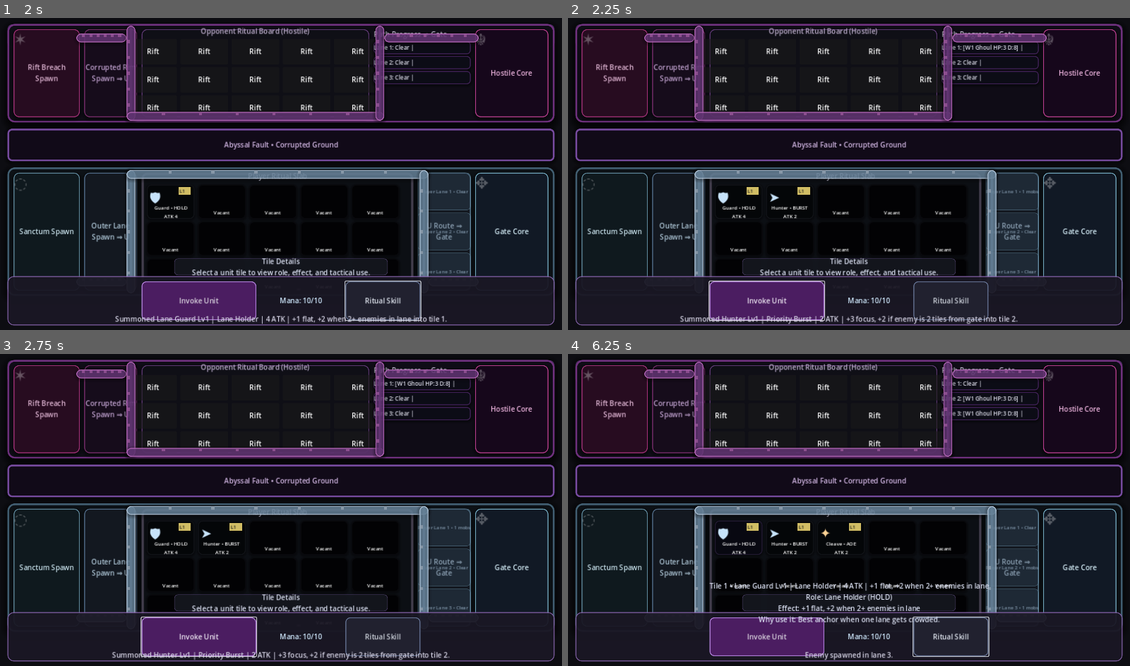
Above: before the commit, frames 1-4 (two rows, left to right).
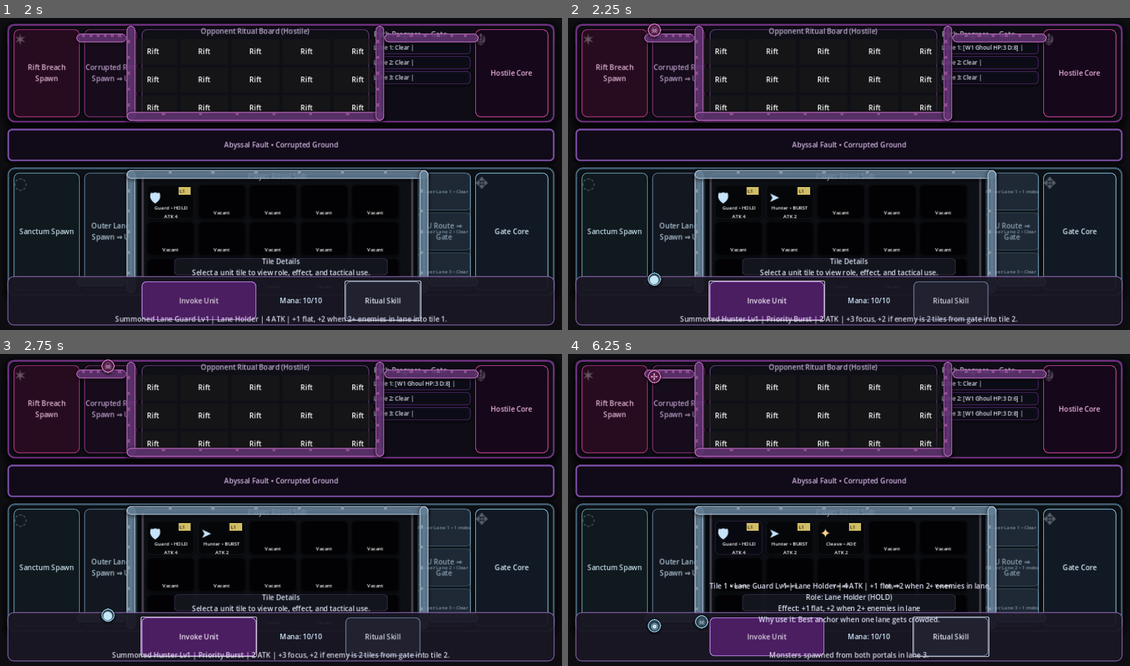
Above: after the commit, the same moments.

Repository: D3MISEarch/AbyssFall-merge-defense
Game: Godot game, scene res://scenes/Main.tscn
The game is run twice, just before and just after one commit, with the same random seed, the same clock (stepped at 60 frames per second) and the same inputs.
Inputs (mouse positions are in pixels of both pictures, inside the frame that each line leads up to):
- Up to frame 1 (2 s): click "Invoke Unit" at 0.5 s; click "Ritual Skill" at 1.25 s
- Up to frame 2 (2.25 s): click "Invoke Unit" at 2 s
- Up to frame 3 (2.75 s): no input
- Up to frame 4 (6.25 s): click "Ritual Skill" at 2.75 s; click "Invoke Unit" at 3.5 s; click "Ritual Skill" at 4.25 s; move the mouse to (972, 494) at 5.02 s; click (972, 494) at 5.17 s; tap Enter at 5.75 s; move the mouse to (736, 528) at 5.77 s; click (736, 528) at 5.92 s

Frame 1 is identical in both runs. In frame 2, 0.2% of the frame differs, in the area x 13-17%, y 1-86%; in frame 3, 0.2%; in frame 4, 0.6%, in the area x 13-65%, y 4-99%.

Commit message:
Spawn real lane monsters and retarget combat projectiles

Diff:
--- a/scripts/main.gd
+++ b/scripts/main.gd
@@ -32,6 +32,12 @@
 	"support": "◉"
 }
 const HOSTILE_ICON_SET: Array[String] = ["☠", "◈", "✢", "⬣", "✥"]
+const PLAYER_MONSTER_ICON_SET: Array[String] = ["⬤", "☠", "◉", "◆"]
+const OPPONENT_MONSTER_ICON_SET: Array[String] = ["☠", "◈", "✢", "⬣"]
+const PLAYER_MONSTER_COLOR: Color = Color(0.18, 0.26, 0.32, 0.96)
+const OPPONENT_MONSTER_COLOR: Color = Color(0.32, 0.12, 0.28, 0.97)
+const PLAYER_MONSTER_EDGE: Color = Color(0.58, 0.82, 0.92, 0.95)
+const OPPONENT_MONSTER_EDGE: Color = Color(0.89, 0.53, 0.79, 0.95)
 const UNIT_DEFINITIONS: Dictionary = {
 	"Lane Guard": {
 		"role": "lane",
@@ -143,10 +149,12 @@
 var opponent_tile_glow_rects: Array[ColorRect] = []
 var route_visual_layers: Array[Control] = []
 var strip_ambience_layers: Array[Control] = []
+var lane_monster_visuals: Array[Control] = []
 var combat_fx_layer: Control
 var gate_flash_overlays: Dictionary = {}
 var player_lane_target_panels: Array[Panel] = []
 var player_lane_target_labels: Array[Label] = []
+var opponent_core_hp: int = BASE_GATE_HP
 
 @onready var summon_button: Button = $BottomControls/BottomRow/SummonButton
 @onready var status_label: Label = $StatusLabel
@@ -442,6 +450,7 @@
 func _on_battlefield_strip_resized() -> void:
 	_build_strip_ambience()
 	call_deferred("_build_u_route_overlays")
+	call_deferred("_update_lane_monster_positions")
 
 func _build_u_route_overlays() -> void:
 	_clear_route_overlays()
@@ -1241,6 +1250,7 @@
 	if advance_timer >= ADVANCE_INTERVAL_SECONDS:
 		advance_timer -= ADVANCE_INTERVAL_SECONDS
 		_tick_enemy_loop()
+	_update_lane_monster_positions()
 
 func _on_summon_pressed() -> void:
 	if game_over:
@@ -1341,16 +1351,22 @@
 		"hp": enemy_hp,
 		"max_hp": enemy_hp,
 		"damage": enemy_damage,
-		"progress": 0
+		"progress": 0,
+		"lane": lane_index,
+		"is_hostile_strip": false
 	}
+	enemy["visual"] = _create_lane_monster_visual(false, lane_index, enemy)
 	enemy_lanes[lane_index].append(enemy)
 	var opponent_enemy: Dictionary = {
 		"name": "W%d Shade" % wave_number,
 		"hp": enemy_hp,
 		"max_hp": enemy_hp,
 		"damage": enemy_damage,
-		"progress": 0
+		"progress": 0,
+		"lane": lane_index,
+		"is_hostile_strip": true
 	}
+	opponent_enemy["visual"] = _create_lane_monster_visual(true, lane_index, opponent_enemy)
 	opponent_lanes[lane_index].append(opponent_enemy)
 	spawned_enemies_total += 1
 
@@ -1358,8 +1374,9 @@
 		wave_number += 1
 		_update_wave_ui()
 
-	status_label.text = "Enemy spawned in lane %d." % [lane_index + 1]
+	status_label.text = "Monsters spawned from both portals in lane %d." % [lane_index + 1]
 	_update_enemy_lane_ui()
+	_update_lane_monster_positions()
 
 func _tick_enemy_loop() -> void:
 	_apply_board_auto_damage()
@@ -1446,6 +1463,7 @@
 		_show_support_aura_feedback(lane_index)
 
 	if int(enemy["hp"]) <= 0:
+		_remove_lane_monster_visual(enemy)
 		enemy_lanes[lane_index].remove_at(front_index)
 		status_label.text = "Lane %d enemy defeated by %d damage." % [lane_index + 1, damage]
 	else:
@@ -1460,6 +1478,7 @@
 	var enemy: Dictionary = lanes[lane_index][front_index]
 	enemy["hp"] = int(enemy["hp"]) - damage
 	if int(enemy["hp"]) <= 0:
+		_remove_lane_monster_visual(enemy)
 		lanes[lane_index].remove_at(front_index)
 	else:
 		lanes[lane_index][front_index] = enemy
@@ -1478,6 +1497,7 @@
 		_show_support_aura_feedback(lane_index)
 
 	if int(enemy["hp"]) <= 0:
+		_remove_lane_monster_visual(enemy)
 		enemy_lanes[lane_index].remove_at(secondary_index)
 		status_label.text = "Lane %d cleave splash defeated an enemy." % [lane_index + 1]
 	else:
@@ -1495,6 +1515,7 @@
 			if int(enemy["progress"]) >= LANE_LENGTH:
 				var gate_damage: int = int(enemy["damage"])
 				gate_hp = max(0, gate_hp - gate_damage)
+				_remove_lane_monster_visual(enemy)
 				enemy_lanes[lane_index].remove_at(enemy_index)
 				status_label.text = "The gate was hit from lane %d for %d!" % [lane_index + 1, gate_damage]
 				_show_gate_hit_feedback(gate_damage)
@@ -1513,7 +1534,11 @@
 			var enemy: Dictionary = opponent_lanes[lane_index][enemy_index]
 			enemy["progress"] = int(enemy["progress"]) + 1
 			if int(enemy["progress"]) >= LANE_LENGTH:
+				var core_damage: int = int(enemy["damage"])
+				opponent_core_hp = max(0, opponent_core_hp - core_damage)
+				_remove_lane_monster_visual(enemy)
 				opponent_lanes[lane_index].remove_at(enemy_index)
+				status_label.text = "Hostile core was struck from top lane %d for %d." % [lane_index + 1, core_damage]
 			else:
 				opponent_lanes[lane_index][enemy_index] = enemy
 
@@ -2072,7 +2097,7 @@
 	if combat_fx_layer == null:
 		return
 	var source_panel: Panel = _get_source_panel_for_owner(owner, tile_index)
-	var lane_target_panel: Control = _get_lane_target_for_owner(owner, lane_index)
+	var lane_target_panel: Control = _get_lane_target_monster(owner, lane_index)
 	if source_panel == null or lane_target_panel == null:
 		return
 	var source_center: Vector2 = _get_control_center_in(combat_fx_layer, source_panel)
@@ -2108,6 +2133,151 @@
 	var local_position: Vector2 = _global_to_control_space(local_root, global_rect.position)
 	return local_position + (global_rect.size * 0.5)
 
+func _create_lane_monster_visual(is_hostile_strip: bool, lane_index: int, enemy: Dictionary) -> Control:
+	var strip_panel: Panel = player_strip_panel
+	if is_hostile_strip:
+		strip_panel = enemy_strip_panel
+	if strip_panel == null:
+		return null
+	var monster_panel: Panel = Panel.new()
+	monster_panel.size = Vector2(30.0, 30.0)
+	monster_panel.pivot_offset = monster_panel.size * 0.5
+	monster_panel.mouse_filter = Control.MOUSE_FILTER_IGNORE
+	monster_panel.z_index = 12
+	var panel_style: StyleBoxFlat = StyleBoxFlat.new()
+	panel_style.bg_color = OPPONENT_MONSTER_COLOR if is_hostile_strip else PLAYER_MONSTER_COLOR
+	panel_style.border_width_left = 2
+	panel_style.border_width_top = 2
+	panel_style.border_width_right = 2
+	panel_style.border_width_bottom = 2
+	panel_style.border_color = OPPONENT_MONSTER_EDGE if is_hostile_strip else PLAYER_MONSTER_EDGE
+	panel_style.corner_radius_top_left = 15
+	panel_style.corner_radius_top_right = 15
+	panel_style.corner_radius_bottom_left = 15
+	panel_style.corner_radius_bottom_right = 15
+	panel_style.shadow_size = 6
+	panel_style.shadow_color = Color(0.0, 0.0, 0.0, 0.42)
+	panel_style.shadow_offset = Vector2(0.0, 2.0)
+	monster_panel.add_theme_stylebox_override("panel", panel_style)
+	strip_panel.add_child(monster_panel)
+	strip_panel.move_child(monster_panel, strip_panel.get_child_count() - 1)
+	lane_monster_visuals.append(monster_panel)
+
+	var glyph_label: Label = Label.new()
+	glyph_label.set_anchors_and_offsets_preset(Control.PRESET_FULL_RECT)
+	glyph_label.horizontal_alignment = HORIZONTAL_ALIGNMENT_CENTER
+	glyph_label.vertical_alignment = VERTICAL_ALIGNMENT_CENTER
+	glyph_label.add_theme_font_size_override("font_size", 20)
+	glyph_label.mouse_filter = Control.MOUSE_FILTER_IGNORE
+	if is_hostile_strip:
+		glyph_label.text = OPPONENT_MONSTER_ICON_SET[lane_index % OPPONENT_MONSTER_ICON_SET.size()]
+		glyph_label.modulate = Color(0.97, 0.78, 0.93, 0.96)
+	else:
+		glyph_label.text = PLAYER_MONSTER_ICON_SET[lane_index % PLAYER_MONSTER_ICON_SET.size()]
+		glyph_label.modulate = Color(0.80, 0.93, 0.99, 0.96)
+	monster_panel.add_child(glyph_label)
+	var initial_position: Vector2 = _get_lane_point_for_progress(is_hostile_strip, lane_index, 0.0)
+	monster_panel.position = initial_position - (monster_panel.size * 0.5)
+	return monster_panel
+
+func _remove_lane_monster_visual(enemy: Dictionary) -> void:
+	var visual_variant: Variant = enemy.get("visual", null)
+	var visual: Control = visual_variant as Control
+	if visual == null:
+		return
+	lane_monster_visuals.erase(visual)
+	if is_instance_valid(visual):
+		visual.queue_free()
+
+func _update_lane_monster_positions() -> void:
+	var interp_alpha: float = clamp(advance_timer / ADVANCE_INTERVAL_SECONDS, 0.0, 1.0)
+	_update_lane_set_visuals(enemy_lanes, false, interp_alpha)
+	_update_lane_set_visuals(opponent_lanes, true, interp_alpha)
+
+func _update_lane_set_visuals(lanes: Array[Array], is_hostile_strip: bool, interp_alpha: float) -> void:
+	for lane_index in lanes.size():
+		var lane_enemies: Array = lanes[lane_index]
+		for enemy_data in lane_enemies:
+			var enemy: Dictionary = enemy_data
+			var visual_variant: Variant = enemy.get("visual", null)
+			var visual: Control = visual_variant as Control
+			if visual == null:
+				continue
+			var progress_value: float = float(int(enemy["progress"])) + interp_alpha
+			var progress_ratio: float = clamp(progress_value / float(LANE_LENGTH), 0.0, 1.0)
+			var point: Vector2 = _get_lane_point_for_progress(is_hostile_strip, lane_index, progress_ratio)
+			visual.position = point - (visual.size * 0.5)
+
+func _get_lane_point_for_progress(is_hostile_strip: bool, lane_index: int, progress_ratio: float) -> Vector2:
+	var path_points: Array[Vector2] = _get_lane_path_points(is_hostile_strip)
+	if path_points.size() < 2:
+		return Vector2.ZERO
+	var segment_count: int = path_points.size() - 1
+	var scaled: float = clamp(progress_ratio, 0.0, 1.0) * float(segment_count)
+	var segment_index: int = min(segment_count - 1, int(floor(scaled)))
+	var segment_alpha: float = scaled - float(segment_index)
+	var start_point: Vector2 = path_points[segment_index]
+	var end_point: Vector2 = path_points[segment_index + 1]
+	var lane_spread: float = (float(lane_index) - 1.0) * 12.0
+	var base_position: Vector2 = start_point.lerp(end_point, segment_alpha)
+	return base_position + Vector2(0.0, lane_spread)
+
+func _get_lane_path_points(is_hostile_strip: bool) -> Array[Vector2]:
+	var strip_panel: Panel = player_strip_panel
+	var spawn_panel: Panel = player_spawn_panel
+	var board_target: Panel = board_panel
+	var gate_panel: Panel = player_gate_panel
+	if is_hostile_strip:
+		strip_panel = enemy_strip_panel
+		spawn_panel = enemy_spawn_panel
+		board_target = opponent_board_panel
+		gate_panel = enemy_gate_panel
+	if strip_panel == null or spawn_panel == null or board_target == null or gate_panel == null:
+		return []
+	var spawn_rect: Rect2 = _rect_in_local_space(strip_panel, spawn_panel)
+	var board_rect: Rect2 = _rect_in_local_space(strip_panel, board_target)
+	var gate_rect: Rect2 = _rect_in_local_space(strip_panel, gate_panel)
+	var left_x: float = board_rect.position.x - 18.0
+	var right_x: float = board_rect.position.x + board_rect.size.x + 18.0
+	if is_hostile_strip:
+		var top_y: float = board_rect.position.y + 10.0
+		var bottom_y: float = board_rect.position.y + board_rect.size.y - 10.0
+		var hostile_spawn_y: float = spawn_rect.position.y + 14.0
+		var hostile_gate_y: float = gate_rect.position.y + 14.0
+		return [
+			Vector2(spawn_rect.position.x + spawn_rect.size.x - 10.0, hostile_spawn_y),
+			Vector2(left_x, hostile_spawn_y),
+			Vector2(left_x, top_y),
+			Vector2(left_x, bottom_y),
+			Vector2(right_x, bottom_y),
+			Vector2(right_x, top_y),
+			Vector2(gate_rect.position.x + 10.0, hostile_gate_y)
+		]
+	var player_bottom_y: float = board_rect.position.y + board_rect.size.y - 10.0
+	var player_top_y: float = board_rect.position.y + 10.0
+	var player_spawn_y: float = spawn_rect.position.y + spawn_rect.size.y - 14.0
+	var player_gate_y: float = gate_rect.position.y + gate_rect.size.y - 14.0
+	return [
+		Vector2(spawn_rect.position.x + spawn_rect.size.x - 10.0, player_spawn_y),
+		Vector2(left_x, player_spawn_y),
+		Vector2(left_x, player_bottom_y),
+		Vector2(left_x, player_top_y),
+		Vector2(right_x, player_top_y),
+		Vector2(right_x, player_bottom_y),
+		Vector2(gate_rect.position.x + 10.0, player_gate_y)
+	]
+
+func _get_front_monster_visual(lanes: Array[Array], lane_index: int) -> Control:
+	if lane_index < 0 or lane_index >= lanes.size():
+		return null
+	var lane_enemies: Array = lanes[lane_index]
+	if lane_enemies.is_empty():
+		return null
+	var front_index: int = _get_front_enemy_index(lane_enemies)
+	var enemy: Dictionary = lane_enemies[front_index]
+	var visual_variant: Variant = enemy.get("visual", null)
+	return visual_variant as Control
+
 func _get_source_panel_for_owner(owner: String, tile_index: int) -> Panel:
 	if owner == "opponent":
 		if tile_index < 0 or tile_index >= opponent_tile_panels.size():
@@ -2117,14 +2287,10 @@
 		return null
 	return tile_panels[tile_index]
 
-func _get_lane_target_for_owner(owner: String, lane_index: int) -> Control:
+func _get_lane_target_monster(owner: String, lane_index: int) -> Control:
 	if owner == "opponent":
-		if lane_index < 0 or lane_index >= enemy_panels.size():
-			return null
-		return enemy_panels[lane_index]
-	if lane_index < 0 or lane_index >= player_lane_target_panels.size():
-		return null
-	return player_lane_target_panels[lane_index]
+		return _get_front_monster_visual(opponent_lanes, lane_index)
+	return _get_front_monster_visual(enemy_lanes, lane_index)
 
 func _decorate_spawn_gate_identity() -> void:
 	_add_identity_overlay(player_spawn_panel, Color(0.42, 0.66, 0.73, 0.26), "◌")
